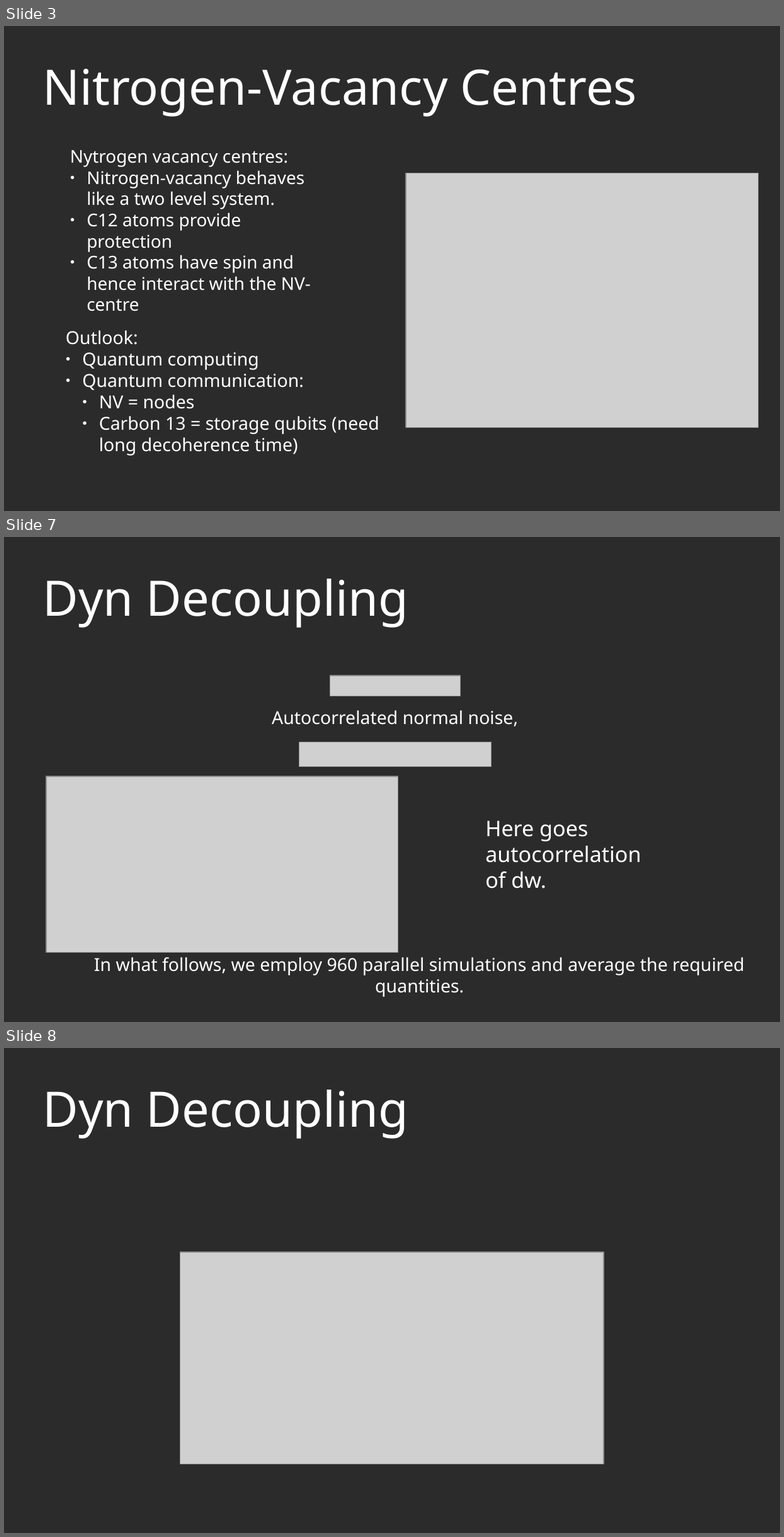
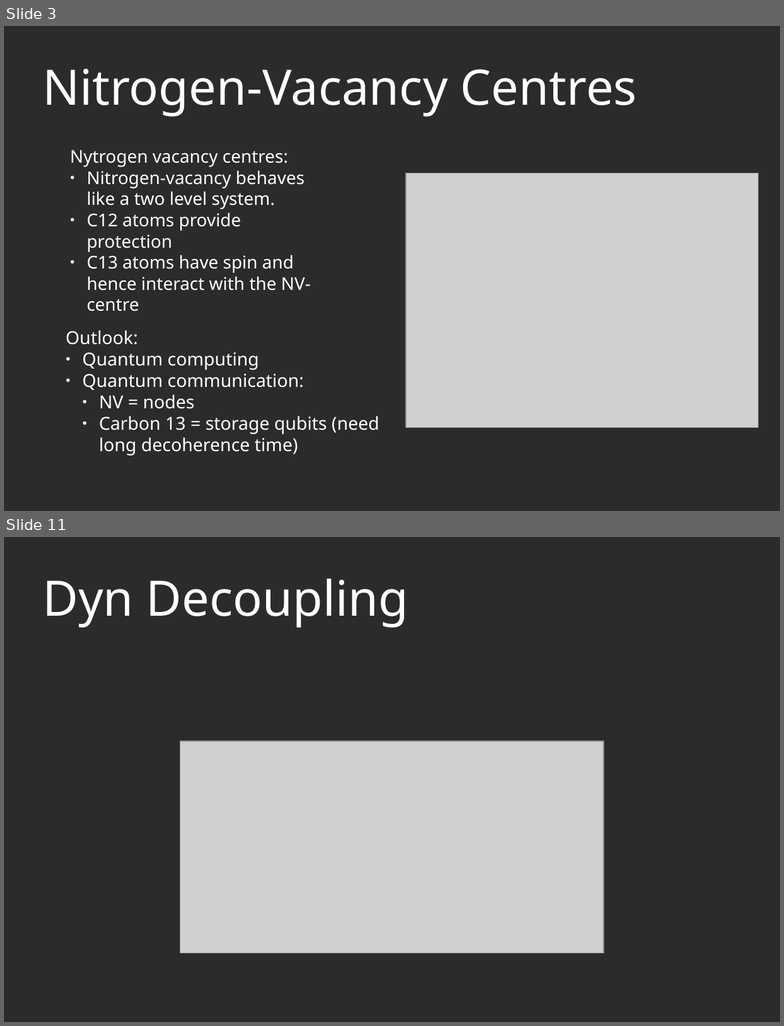
Before and after one commit to AGaliciaMartinez/Final-Project-Computational-Physics, a slide deck: presentation/NV_Carbons_presentation_asier.odp. Shown one above the other, each under a label of ours: slides 3, 7 and 8 before the commit, slides 3 and 11 after it; the slides between them are not shown. The pictures are 784x1537 and 784x1026 pixels, drawn with LibreOffice and Linux fonts; fonts in the diff are those of the drawing; grey boxes stand for pictures; background and template pictures are left out; a plain dark background stands for a picture behind light text. Boxes give left, top, right and bottom in pixels: in the first picture for what was removed or moved away, otherwise in the second. Text is boxed around its words. In the diff, an @@ line names an element or a change of style, - is before the commit and + after.

```diff
--- a/presentation/NV_Carbons_presentation_asier.odp
+++ b/presentation/NV_Carbons_presentation_asier.odp
@@ slide 7 removed at box(4, 537, 780, 1022), background picture (left out) @@
@@ title removed at box(42, 579, 408, 628) @@
-Dyn Decoupling
@@ picture removed at box(330, 676, 460, 696) @@
@@ text removed at box(272, 710, 518, 727) @@
-Autocorrelated normal noise,
@@ picture removed at box(299, 742, 492, 766) @@
@@ picture removed at box(46, 776, 398, 953) @@
@@ text removed at box(485, 821, 641, 889) @@
-Here goes autocorrelation of dw.
@@ text removed at box(94, 957, 744, 997) @@
-In what follows, we employ 960 parallel simulations and average the required quantities.
@@ what was slide 8 is now slide 11 @@
```
Also in this commit, not shown: 2 slides changed, 7 slides added, 1 other slide removed, 6 other files.
